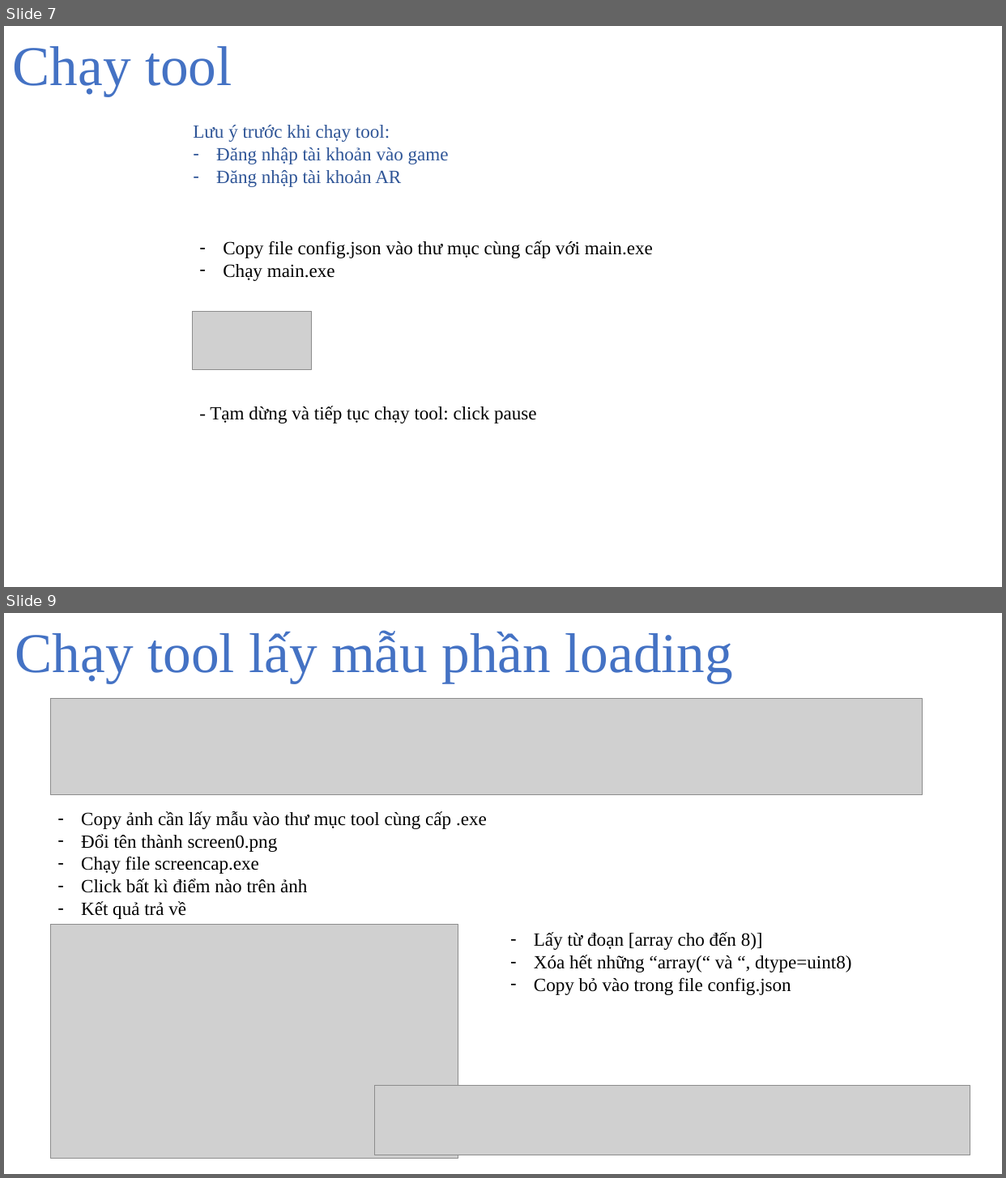
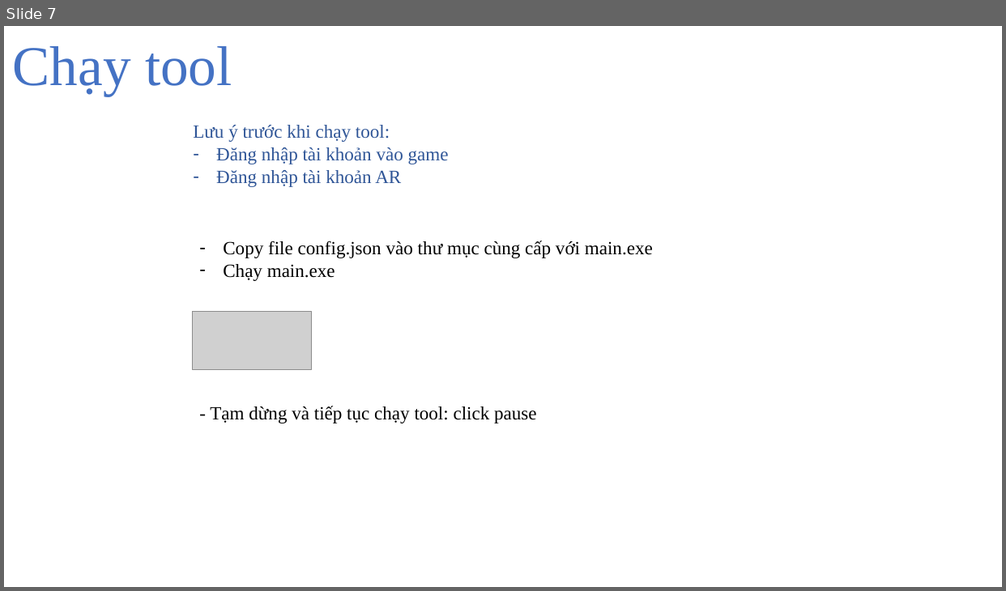
Before and after one commit to fxanhkhoa/AutoGame, a slide deck: UserManual/huongdan.pptx. Shown one above the other, each under a label of ours: slides 7 and 9 before the commit, slide 7 after it; the slides between them are not shown. The pictures are 1006x1178 and 1006x591 pixels, drawn with LibreOffice and Linux fonts; fonts in the diff are those of the drawing; grey boxes stand for pictures. Boxes give left, top, right and bottom in pixels: in the first picture for what was removed or moved away, otherwise in the second. Text is boxed around its words. In the diff, an @@ line names an element or a change of style, - is before the commit and + after.

```diff
--- a/UserManual/huongdan.pptx
+++ b/UserManual/huongdan.pptx
@@ slide 9 removed at box(4, 613, 1002, 1174), background #FFFFFF @@
@@ text removed at box(15, 630, 734, 683) @@
-Chạy tool lấy mẫu phần loading
@@ picture removed at box(50, 698, 923, 795) @@
@@ text removed at box(81, 811, 487, 919) @@
-– Copy ảnh cần lấy mẫu vào thư mục tool cùng cấp .exe
-– Đổi tên thành screen0.png
-– Chạy file screencap.exe
-– Click bất kì điểm nào trên ảnh
-– Kết quả trả về
@@ picture removed at box(50, 924, 458, 1159) @@
@@ text removed at box(534, 932, 851, 995) @@
-– Lấy từ đoạn [array cho đến 8)]
-– Xóa hết những “array(“ và “, dtype=uint8)
-– Copy bỏ vào trong file config.json
@@ picture removed at box(374, 1086, 970, 1156) @@
```
Also in this commit, not shown: 2 slides changed, 1 slide added, 31 other files.
